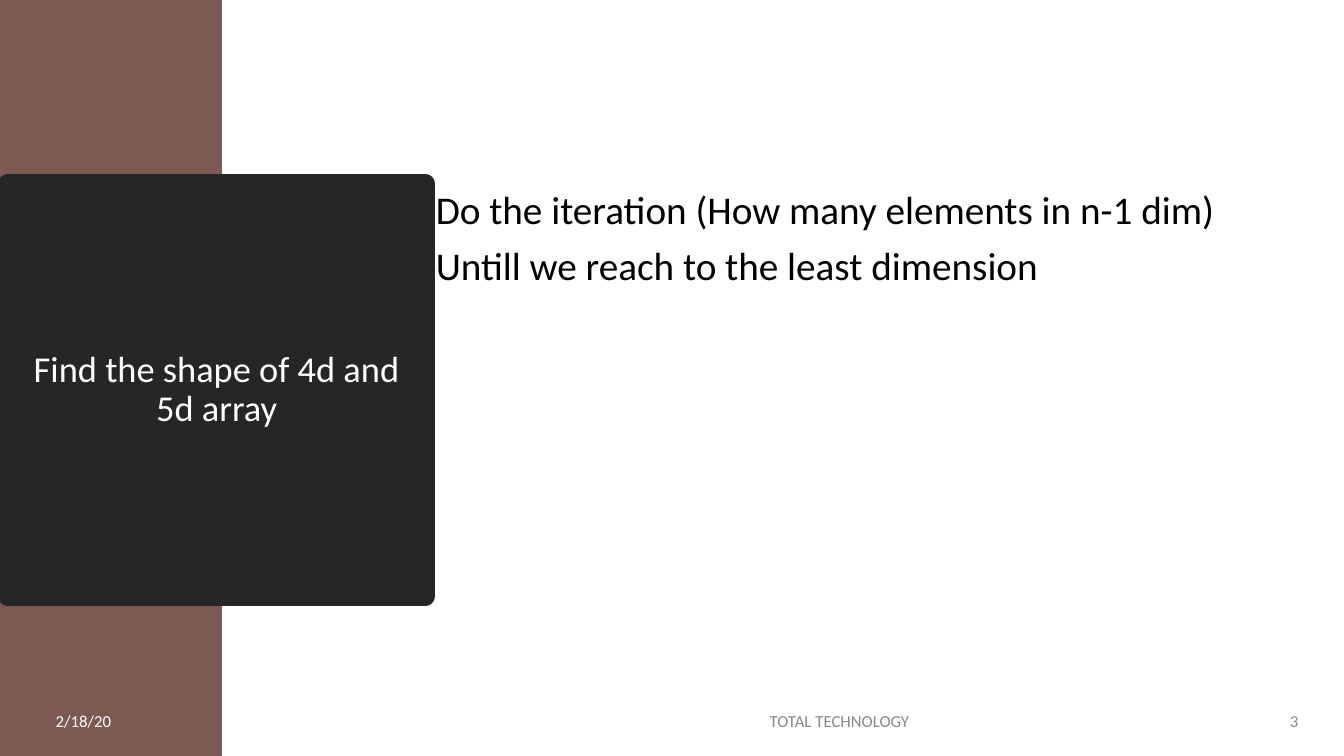
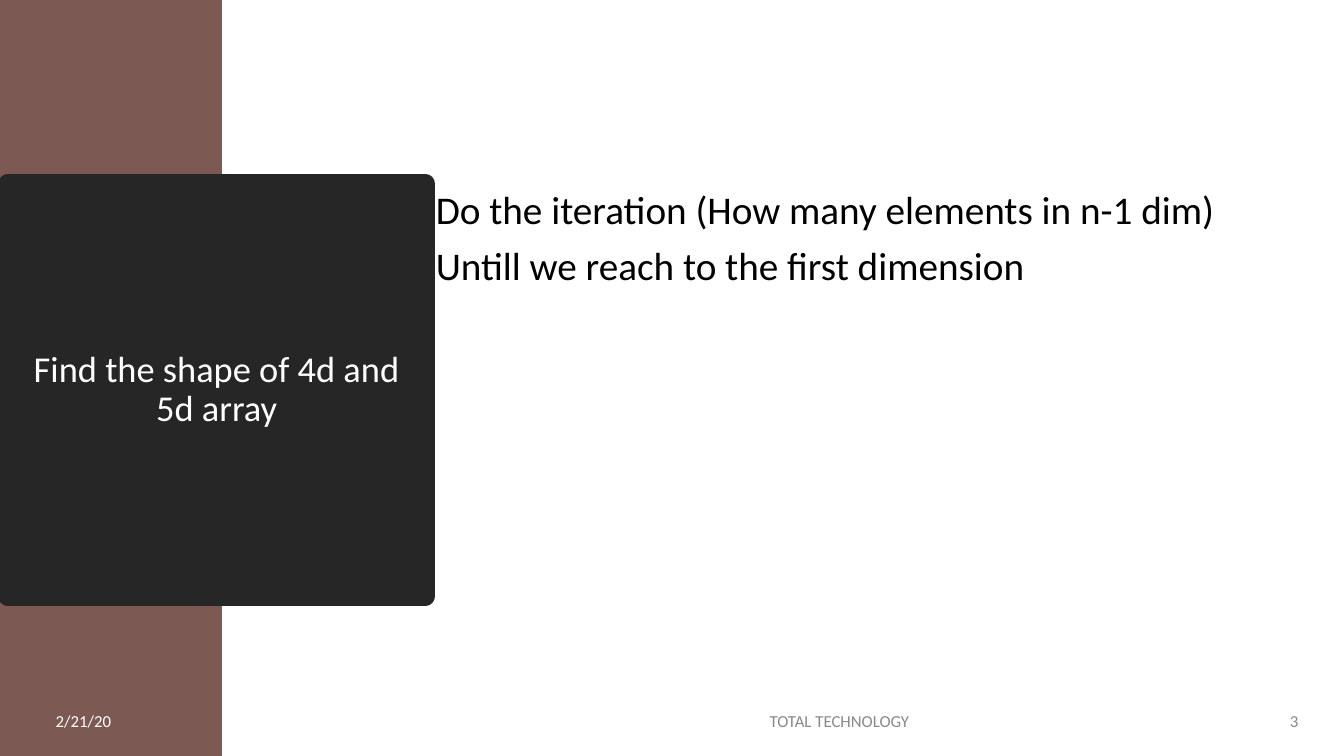
Before and after one commit to ujjwalvats16/source, a slide deck: slide 3 of NUMPY_TUTORIAL_3_SLIDE.pptx. Drawn at 1344x756 pixels with LibreOffice and Linux fonts; fonts in the diff are those of the drawing. Boxes give left, top, right and bottom in pixels: in the first picture for what was removed or moved away, otherwise in the second. Text is boxed around its words. In the diff, an @@ line names an element or a change of style, - is before the commit and + after.

```diff
--- a/NUMPY_TUTORIAL_3_SLIDE.pptx
+++ b/NUMPY_TUTORIAL_3_SLIDE.pptx
@@ text at box(436, 252, 1024, 281): text changed @@
-Untill we reach to the least dimension
+Untill we reach to the first dimension
@@ text at box(56, 715, 111, 728): text changed @@
-2/18/20
+2/21/20
```
Also in this commit, not shown: 2 other slides changed, 1 other file.
